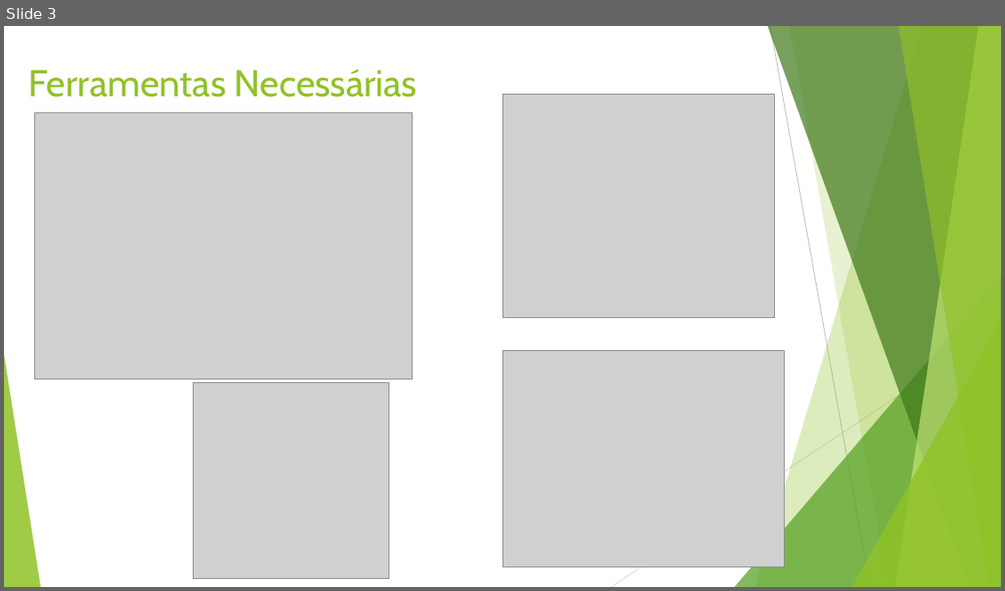
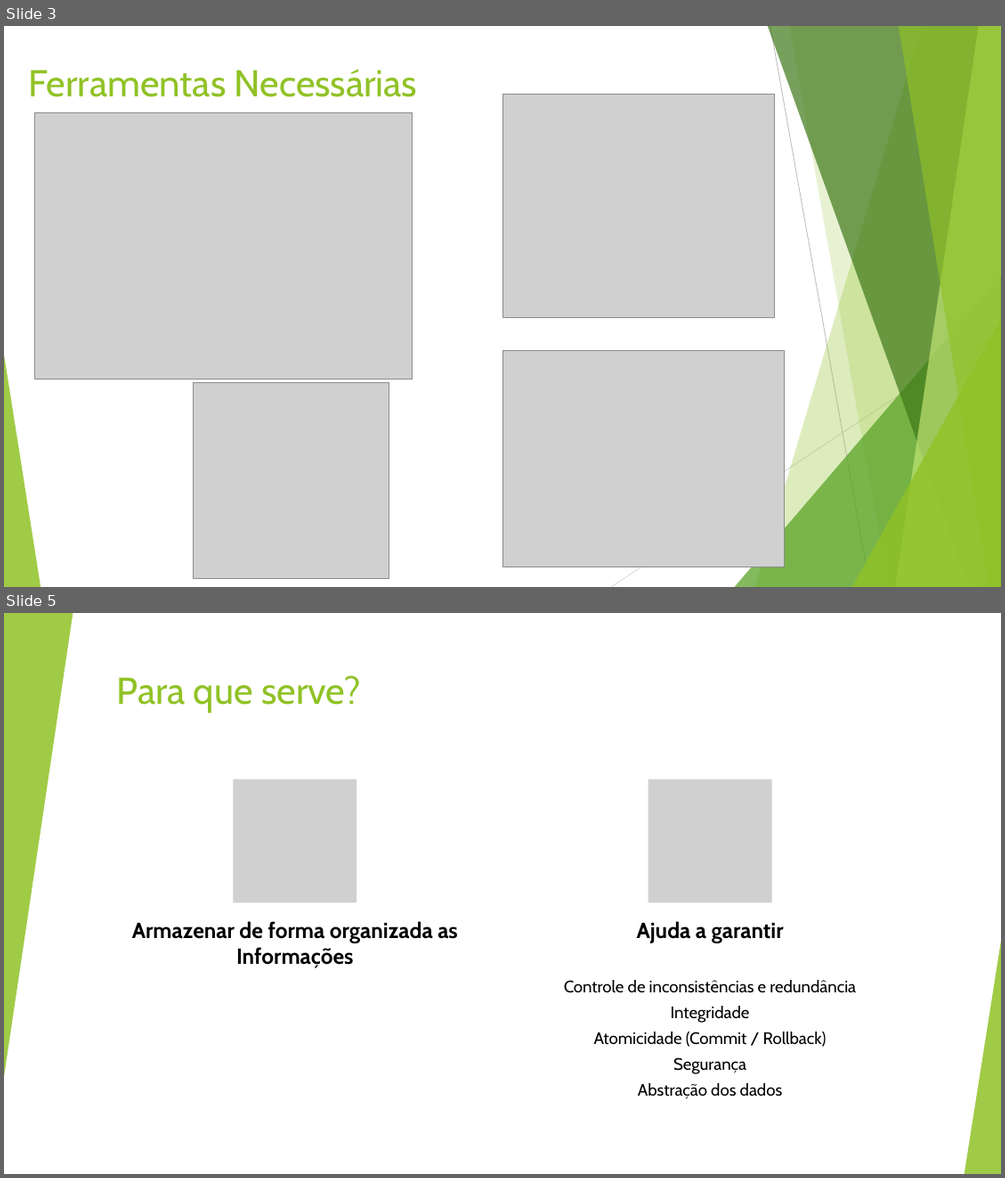
Before and after one commit to flaviosilva90/Aulas-Delphi, a slide deck: BD/SQL – BANCO DE DADOS.pptx. Shown one above the other, each under a label of ours: slide 3 before the commit, slides 3 and 5 after it; the slides between them are not shown. The pictures are 1005x591 and 1005x1178 pixels, drawn with LibreOffice and Linux fonts; fonts in the diff are those of the drawing; grey boxes stand for pictures. Boxes give left, top, right and bottom in pixels: in the first picture for what was removed or moved away, otherwise in the second. Text is boxed around its words. In the diff, an @@ line names an element or a change of style, - is before the commit and + after.

```diff
--- a/BD/SQL – BANCO DE DADOS.pptx
+++ b/BD/SQL – BANCO DE DADOS.pptx
@@ slide 5 added at <box>4,613,1001,1174</box>, background #FFFFFF; not listed: 10 template elements that a slide beside it also shows @@
@@ rectangle added at <box>4,613,1001,1174</box>, fill #FFFFFF @@
@@ triangle added at <box>4,613,73,1077</box>, fill #90C226 at 85% opacity @@
@@ title added at <box>117,675,360,713</box>, 36 pt, text #90C226 @@
+Para que serve?
@@ triangle added at <box>964,941,1001,1174</box>, fill #90C226 at 85% opacity @@
@@ group added at <box>132,779,856,1099</box>: 3 texts, 2 pictures @@
+Armazenar de forma organizada as Informações
+Ajuda a garantir
+Controle de inconsistências e redundância
+Integridade
+Atomicidade (Commit / Rollback)
+Segurança
+Abstração dos dados
```
Also in this commit, not shown: 6 other slides added, 2 other files.
